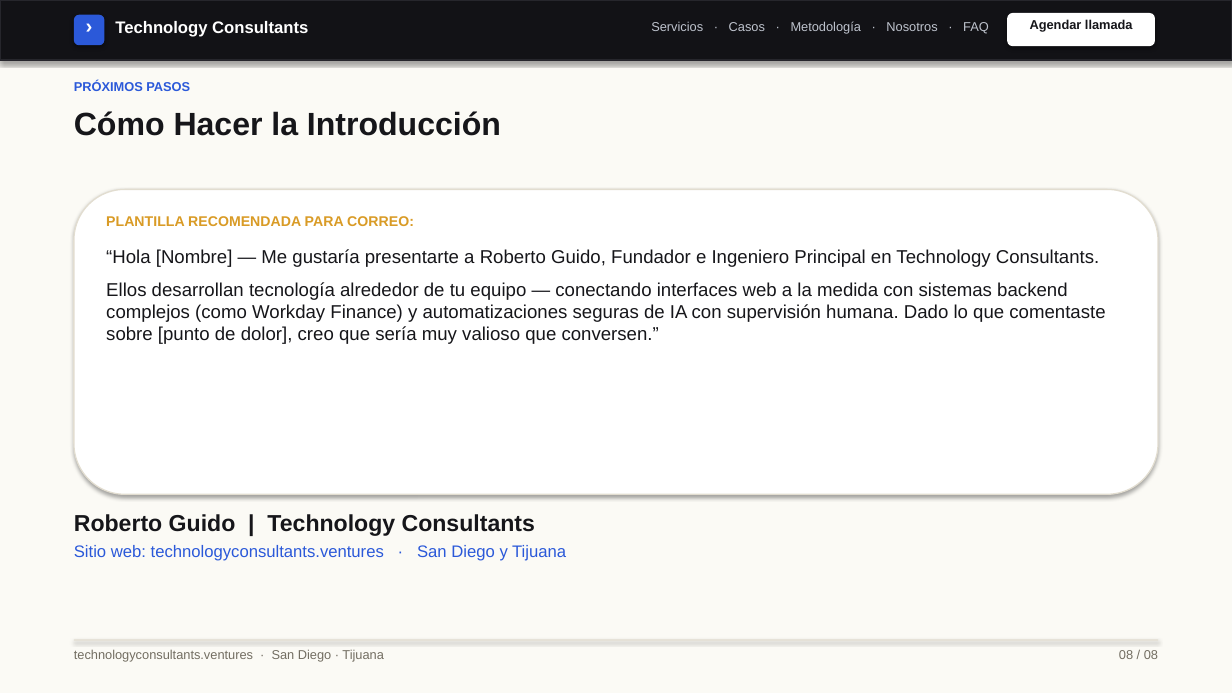
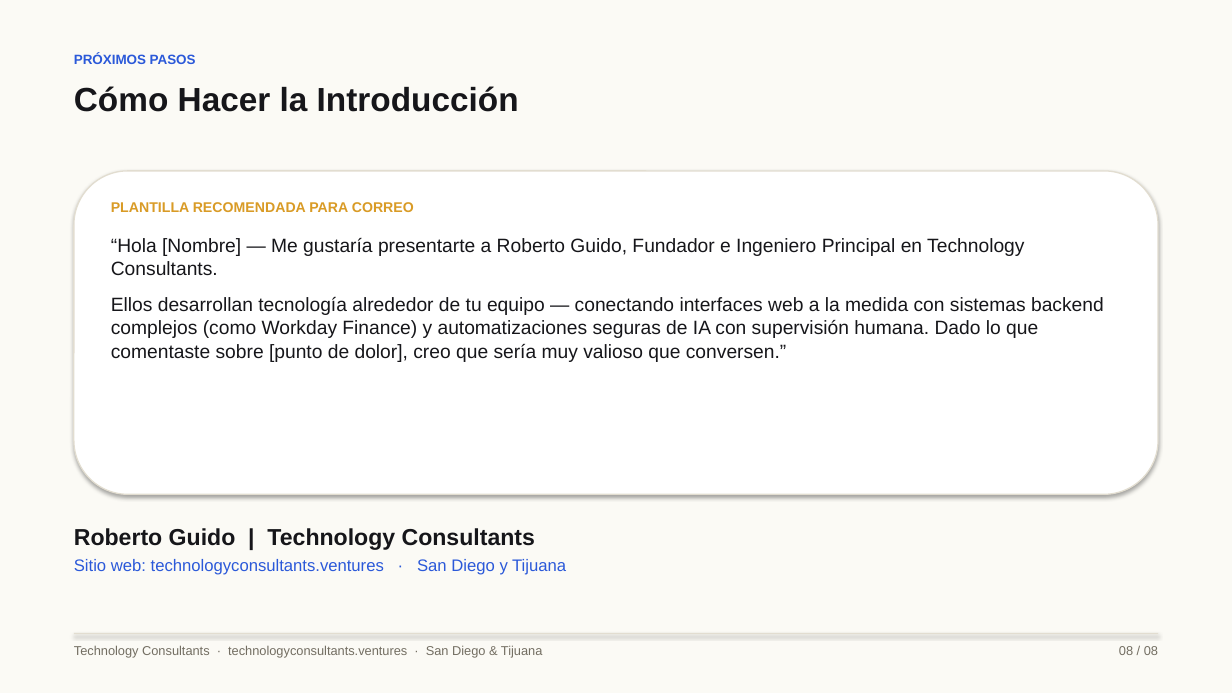
Before and after one commit to rguido198/TechnologyConsultantsVentures, a slide deck: slide 8 of Technology_Consultants_A_Quien_Enviarme_MX.pptx. Drawn at 1232x693 pixels with LibreOffice and Linux fonts; fonts in the diff are those of the drawing. Boxes give left, top, right and bottom in pixels: in the first picture for what was removed or moved away, otherwise in the second. Text is boxed around its words. In the diff, an @@ line names an element or a change of style, - is before the commit and + after.

Commit message:
Remove web navigation header bar from PPTX decks and fix slide vertical spacing, card proportions, and typography scale

```diff
--- a/Technology_Consultants_A_Quien_Enviarme_MX.pptx
+++ b/Technology_Consultants_A_Quien_Enviarme_MX.pptx
@@ rectangle removed at box(0, 0, 1232, 60) @@
@@ rounded rectangle removed at box(74, 15, 104, 45) @@
@@ text removed at box(74, 13, 104, 43) @@
-›
@@ text removed at box(115, 21, 308, 37) @@
-Technology Consultants
@@ text removed at box(651, 21, 989, 34) @@
-Servicios · Casos · Metodología · Nosotros · FAQ
@@ rounded rectangle removed at box(1007, 13, 1155, 46) @@
@@ text removed at box(1030, 19, 1133, 32) @@
-Agendar llamada
@@ text "PRÓXIMOS PASOS": place and size @@
-text "PRÓXIMOS PASOS" at box(74, 81, 190, 91)
+text "PRÓXIMOS PASOS" at box(74, 53, 196, 64)
@@ text "PRÓXIMOS PASOS" at box(74, 53, 196, 64): size 10 to 10.5 pt @@
@@ text "Cómo Hacer la Introducción": place and size @@
-text "Cómo Hacer la Introducción" at box(74, 111, 501, 136)
+text "Cómo Hacer la Introducción" at box(74, 86, 519, 112)
@@ text "Cómo Hacer la Introducción" at box(74, 86, 519, 112): size 25 to 26 pt @@
@@ rounded rectangle: place and size @@
-rounded rectangle at box(74, 189, 1158, 494)
+rounded rectangle at box(74, 171, 1158, 494)
@@ text at box(111, 202, 414, 212): text changed @@
-PLANTILLA RECOMENDADA PARA CORREO:
+PLANTILLA RECOMENDADA PARA CORREO
@@ text "PLANTILLA RECOMENDADA PARA CORREO": place and size @@
-text "PLANTILLA RECOMENDADA PARA CORREO" at box(106, 216, 1105, 344)
+text "PLANTILLA RECOMENDADA PARA CORREO" at box(111, 202, 1104, 362)
@@ text at box(111, 238, 1104, 362): size 14.5 to 15 pt; more space between paragraphs @@
@@ text "Roberto Guido | Technology Consultants": place and size @@
-text "Roberto Guido | Technology Consultants" at box(74, 514, 566, 561)
+text "Roberto Guido | Technology Consultants" at box(74, 528, 566, 575)
@@ rectangle: place and size @@
-rectangle at box(74, 640, 1158, 640)
+rectangle at box(74, 633, 1158, 634)
@@ text at box(74, 645, 542, 657): text changed @@
-technologyconsultants.ventures · San Diego · Tijuana
+Technology Consultants · technologyconsultants.ventures · San Diego & Tijuana
@@ text "08 / 08": place and size @@
-text "08 / 08" at box(1119, 650, 1158, 659)
+text "08 / 08" at box(1119, 646, 1158, 655)
```
Also in this commit, not shown: 7 other slides changed, 1 other file.
